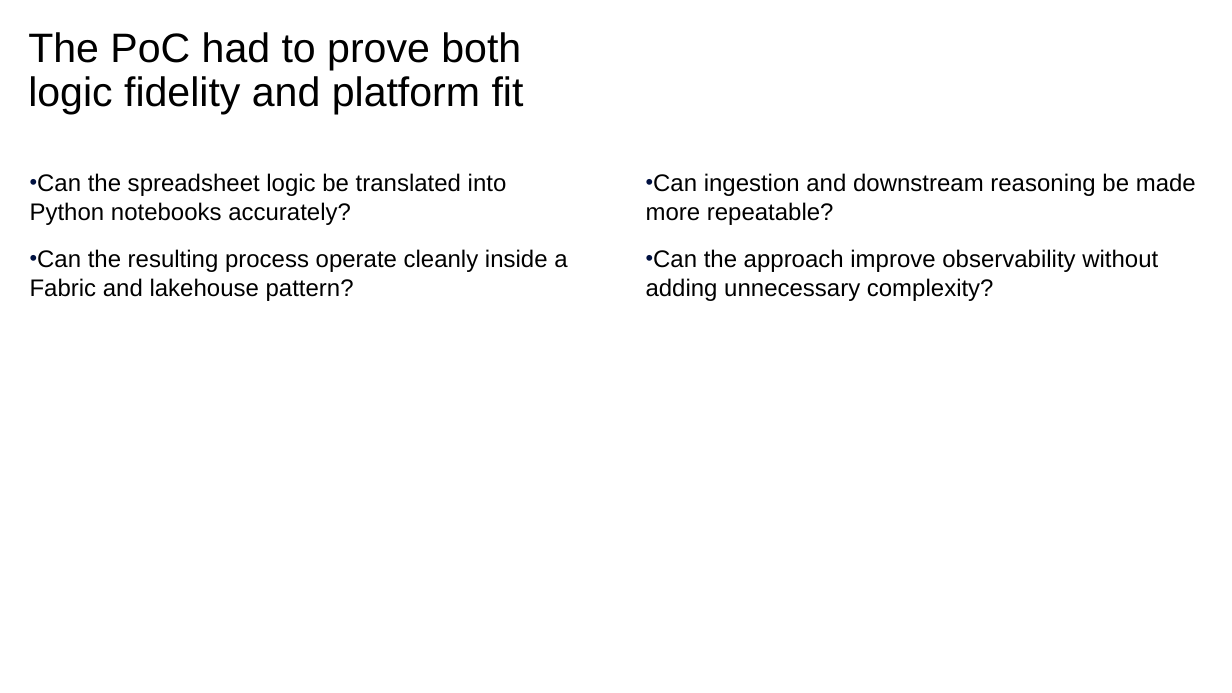
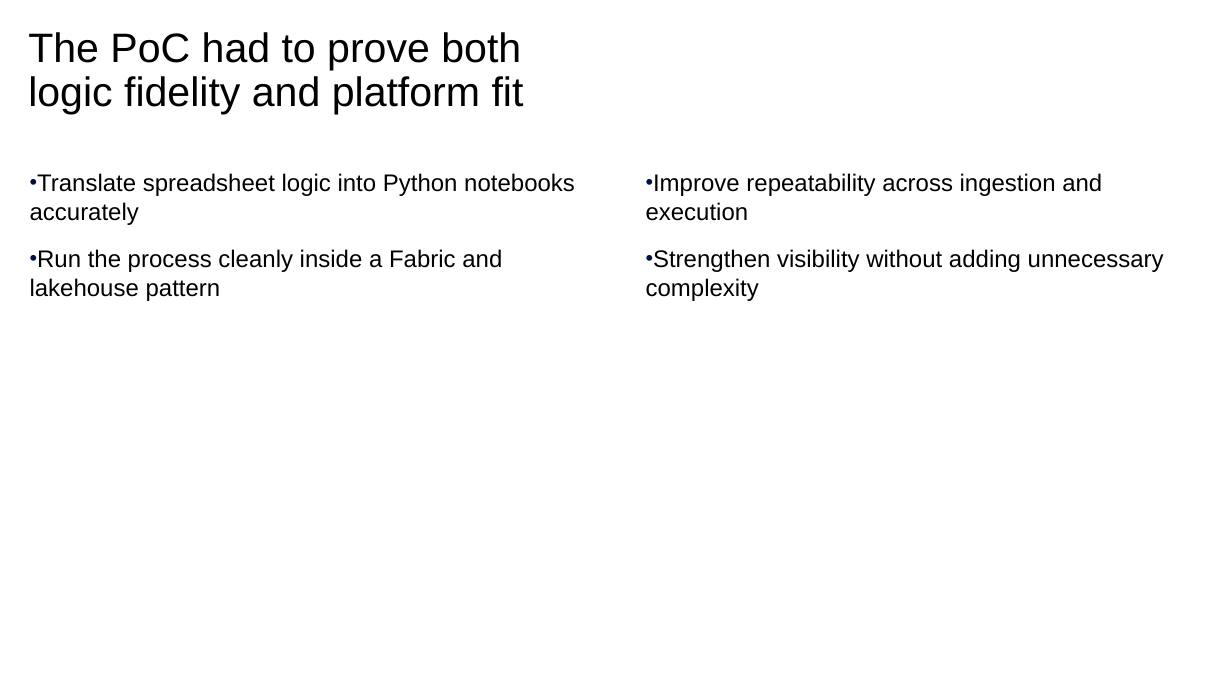
Before and after one commit to davidrrowley/PowerPointAutoGen, a slide deck: slide 3 of scripts/PowerPoint Slide Inventory Script/ibm_yaml_test_v6.pptx. Drawn at 1232x693 pixels with LibreOffice and Linux fonts; fonts in the diff are those of the drawing. Boxes give left, top, right and bottom in pixels: in the first picture for what was removed or moved away, otherwise in the second. Text is boxed around its words. In the diff, an @@ line names an element or a change of style, - is before the commit and + after.

Commit message:
add all slides

```diff
--- a/scripts/PowerPoint Slide Inventory Script/ibm_yaml_test_v6.pptx
+++ b/scripts/PowerPoint Slide Inventory Script/ibm_yaml_test_v6.pptx
@@ text at (x1=30, y1=173, x2=575, y2=301): text changed @@
-• Can the spreadsheet logic be translated into Python notebooks accurately?
-• Can the resulting process operate cleanly inside a Fabric and lakehouse pattern?
+• Translate spreadsheet logic into Python notebooks accurately
+• Run the process cleanly inside a Fabric and lakehouse pattern
@@ text at (x1=646, y1=173, x2=1164, y2=301): text changed @@
-• Can ingestion and downstream reasoning be made more repeatable?
-• Can the approach improve observability without adding unnecessary complexity?
+• Improve repeatability across ingestion and execution
+• Strengthen visibility without adding unnecessary complexity
```
Also in this commit, not shown: 7 other slides changed, 2 other files.
